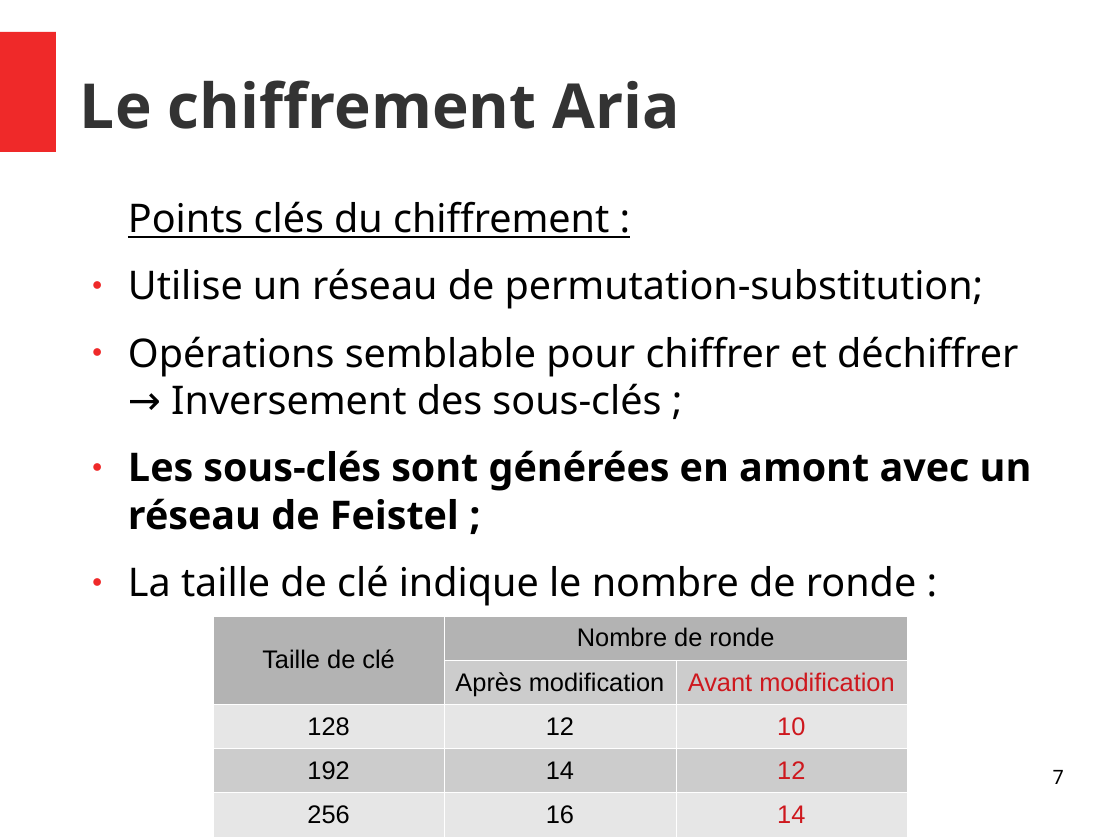
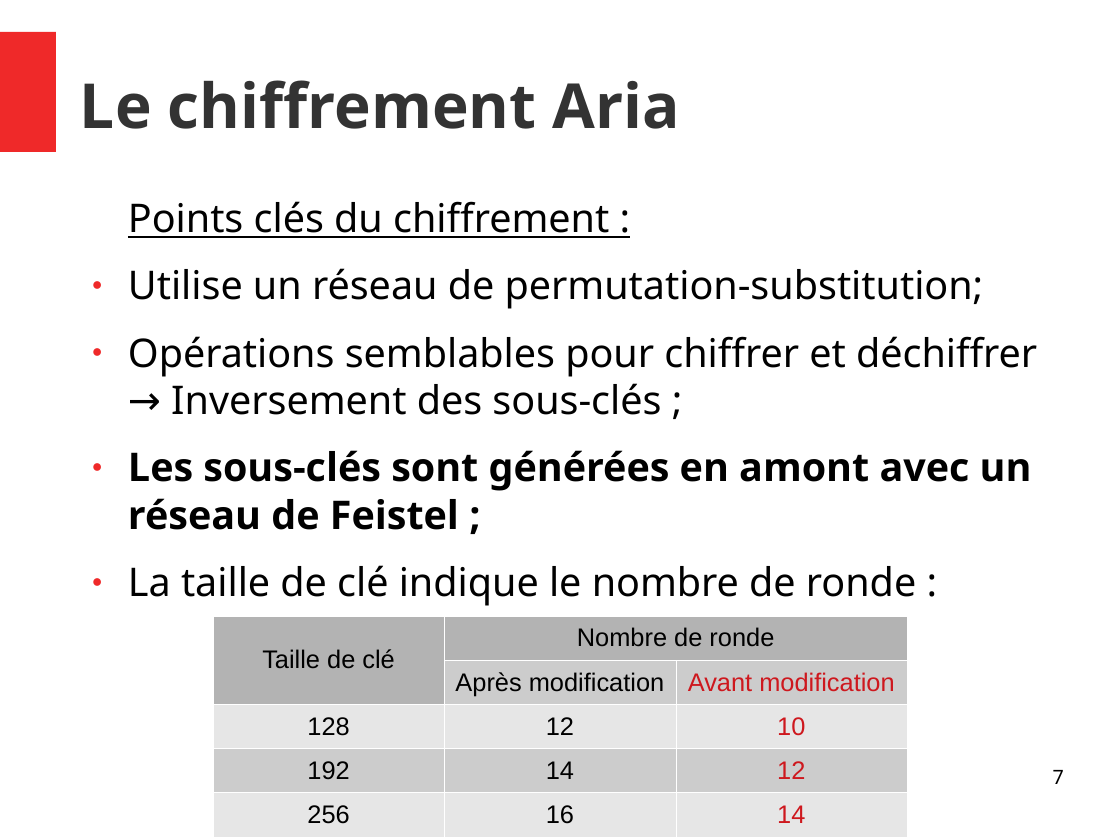
Before and after one commit to Allard-Chris/Aria, a slide deck: slide 7 of docs/[M2CSI]_ICP_Aria_Allard_Aulagnier.odp. Drawn at 1120x840 pixels with LibreOffice and Linux fonts; fonts in the diff are those of the drawing. Boxes give left, top, right and bottom in pixels: in the first picture for what was removed or moved away, otherwise in the second. Text is boxed around its words. In the diff, an @@ line names an element or a change of style, - is before the commit and + after.

```diff
--- a/docs/[M2CSI]_ICP_Aria_Allard_Aulagnier.odp
+++ b/docs/[M2CSI]_ICP_Aria_Allard_Aulagnier.odp
@@ text at [128,336,1037,415]: text changed @@
-● Opérations semblable pour chiffrer et déchiffrer → Inversement des sous-clés ;
+● Opérations semblables pour chiffrer et déchiffrer → Inversement des sous-clés ;
```
Also in this commit, not shown: 8 other slides changed, 2 slides removed.
